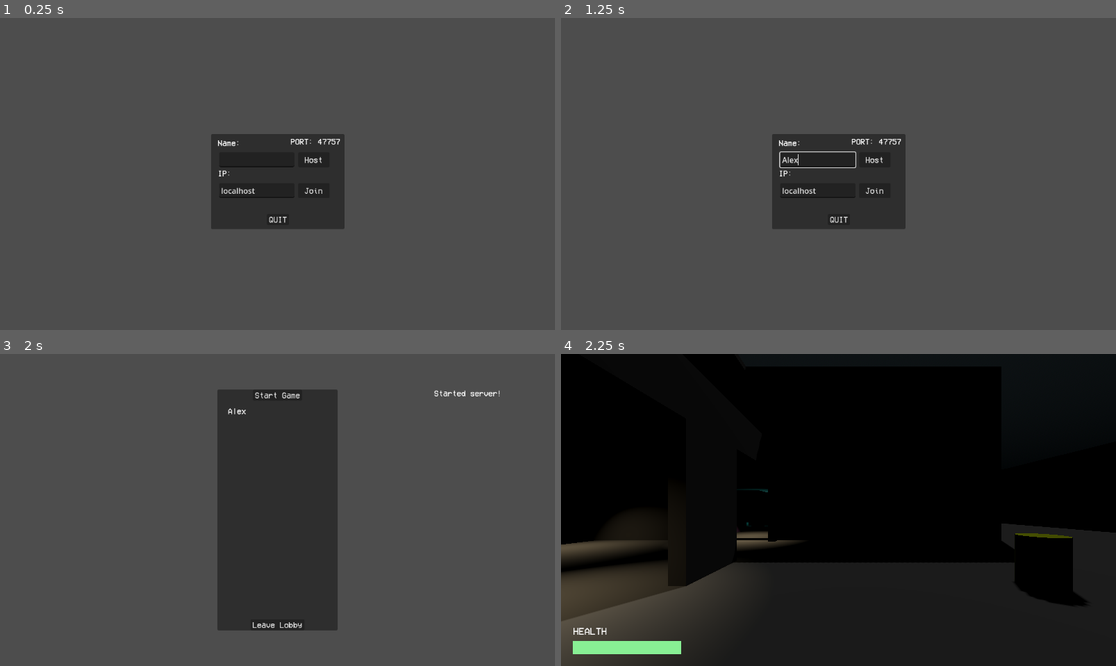
Above: before the commit, frames 1-4 (two rows, left to right).
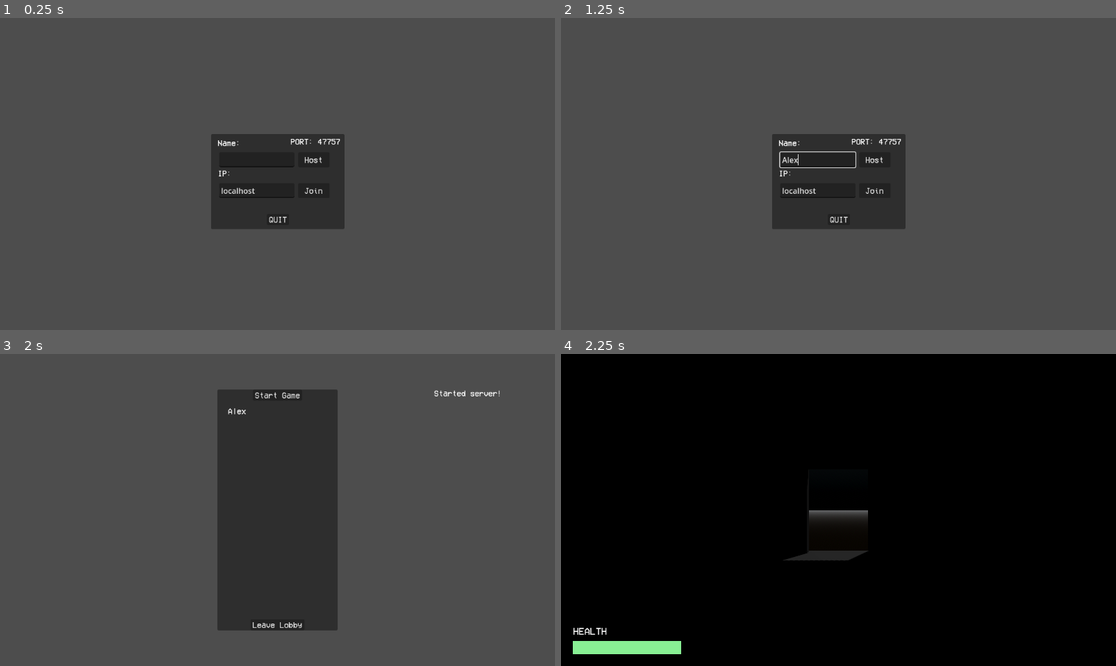
Above: after the commit, the same moments.

Repository: ts-scik/goop-gun
Game: Godot game, scene res://Prefabs/main_scene.tscn
The game is run twice, just before and just after one commit, with the same random seed, the same clock (stepped at 60 frames per second) and the same inputs. The engine's default icon, where the game draws it, is replaced by a stand-in: a white triangle on a blue panel in a dark square.
Inputs (mouse positions are in pixels of both pictures, inside the frame that each line leads up to):
- Up to frame 1 (0.25 s): no input
- Up to frame 2 (1.25 s): click (816, 158) at 0.52 s; type "Alex" at 0.6 s
- Up to frame 3 (2 s): click "Host" at 1.25 s
- Up to frame 4 (2.25 s): click "Start Game" at 2 s

Frames 1-3 are identical in both runs. In frame 4, 33% of the frame differs, in the area x 0-100%, y 43-100%.

Commit message:
added baby's first level generation

Diff:
--- /dev/null
+++ b/Prefabs/Level/Rooms/rm_01-connector.tscn
@@ -0,0 +1,72 @@
+[gd_scene load_steps=2 format=3 uid="uid://cq42ky3nhoap1"]
+
+[ext_resource type="Script" uid="uid://07gywnyf8aq6" path="res://Prefabs/Level/room.gd" id="1_fn1sc"]
+
+[node name="Rm01Connector" type="Node3D" node_paths=PackedStringArray("PlayerSpawns", "BarrelSpawns")]
+script = ExtResource("1_fn1sc")
+PlayerSpawns = [NodePath("PlayerSpawn")]
+BarrelSpawns = [NodePath("BarrelSpawn")]
+
+[node name="RoomCombiner" type="CSGCombiner3D" parent="."]
+use_collision = true
+
+[node name="floor" type="CSGBox3D" parent="RoomCombiner"]
+transform = Transform3D(1, 0, 0, 0, 1, 0, 0, 0, 1, 0, -0.25, 0)
+size = Vector3(15, 0.5, 15)
+
+[node name="cieling" type="CSGBox3D" parent="RoomCombiner"]
+transform = Transform3D(1, 0, 0, 0, 1, 0, 0, 0, 1, 0, 5.25, 0)
+size = Vector3(15, 0.5, 15)
+
+[node name="wall_E" type="CSGCombiner3D" parent="RoomCombiner"]
+transform = Transform3D(1, 0, 0, 0, 1, 0, 0, 0, 1, 7.25, 0, 0)
+
+[node name="wall" type="CSGBox3D" parent="RoomCombiner/wall_E"]
+transform = Transform3D(1, 0, 0, 0, 1, 0, 0, 0, 1, 0, 2.5, 0.25)
+size = Vector3(0.5, 5, 14.5)
+
+[node name="doorway" type="CSGBox3D" parent="RoomCombiner/wall_E"]
+transform = Transform3D(1, 0, 0, 0, 1, 0, 0, 0, 1, 0, 1.5, 0)
+operation = 2
+size = Vector3(0.5, 3, 2.2)
+
+[node name="wall_W" type="CSGCombiner3D" parent="RoomCombiner"]
+transform = Transform3D(-1, 0, -8.742278e-08, 0, 1, 0, 8.742278e-08, 0, -1, -7.25, 0, 0)
+
+[node name="wall" type="CSGBox3D" parent="RoomCombiner/wall_W"]
+transform = Transform3D(1, 0, 0, 0, 1, 0, 0, 0, 1, 0, 2.5, 0.24999999)
+size = Vector3(0.5, 5, 14.5)
+
+[node name="doorway" type="CSGBox3D" parent="RoomCombiner/wall_W"]
+transform = Transform3D(1, 0, 0, 0, 1, 0, 0, 0, 1, 0, 1.5, 0)
+operation = 2
+size = Vector3(0.5, 3, 2.2)
+
+[node name="wall_N" type="CSGCombiner3D" parent="RoomCombiner"]
+transform = Transform3D(-4.371139e-08, 0, 1, 0, 1, 0, -1, 0, -4.371139e-08, 0, 0, -7.25)
+
+[node name="wall" type="CSGBox3D" parent="RoomCombiner/wall_N"]
+transform = Transform3D(1, 0, 0, 0, 1, 0, 0, 0, 1, 0, 2.5, 0.25)
+size = Vector3(0.5, 5, 14.5)
+
+[node name="doorway" type="CSGBox3D" parent="RoomCombiner/wall_N"]
+transform = Transform3D(1, 0, 0, 0, 1, 0, 0, 0, 1, 0, 1.5, 0)
+operation = 2
+size = Vector3(0.5, 3, 2.2)
+
+[node name="wall_S" type="CSGCombiner3D" parent="RoomCombiner"]
+transform = Transform3D(-4.371139e-08, 0, -1, 0, 1, 0, 1, 0, -4.371139e-08, 0, 0, 7.25)
+
+[node name="wall" type="CSGBox3D" parent="RoomCombiner/wall_S"]
+transform = Transform3D(1, 0, 0, 0, 1, 0, 0, 0, 1, 0, 2.5, 0.25)
+size = Vector3(0.5, 5, 14.5)
+
+[node name="doorway" type="CSGBox3D" parent="RoomCombiner/wall_S"]
+transform = Transform3D(1, 0, 0, 0, 1, 0, 0, 0, 1, 0, 1.5, 0)
+operation = 2
+size = Vector3(0.5, 3, 2.2)
+
+[node name="PlayerSpawn" type="Marker3D" parent="."]
+
+[node name="BarrelSpawn" type="Marker3D" parent="."]
+transform = Transform3D(1, 0, 0, 0, 1, 0, 0, 0, 1, 3.5, 1.5, 3.5)
--- /dev/null
+++ b/Prefabs/Level/room.gd
@@ -0,0 +1,5 @@
+class_name ModularRoom
+extends Node3D
+
+@export var PlayerSpawns : Array[Marker3D]
+@export var BarrelSpawns : Array[Marker3D]
--- a/Prefabs/player.tscn
+++ b/Prefabs/player.tscn
@@ -20,7 +20,7 @@
 properties/1/replication_mode = 1
 
 [sub_resource type="StandardMaterial3D" id="StandardMaterial3D_juxdh"]
-transparency = 1
+transparency = 4
 albedo_color = Color(0.490196, 0.490196, 1, 0.784314)
 
 [sub_resource type="CapsuleMesh" id="CapsuleMesh_km5ld"]
--- a/Scripts/Globals/network_manager.gd
+++ b/Scripts/Globals/network_manager.gd
@@ -1,4 +1,4 @@
-#class_name NetworkManager
+class_name BaseNetworkManager
 extends Node
 
 const DEFAULT_IP_ADDRESS : String = "localhost"
@@ -29,7 +29,6 @@
 signal game_started()
 signal game_loading()
 signal all_players_loaded()
-signal world_generated()
 
 
 ## Connects necessary signals
@@ -39,7 +38,6 @@
 	multiplayer.connected_to_server.connect(_connected_ok)
 	multiplayer.connection_failed.connect(_connected_fail)
 	multiplayer.server_disconnected.connect(_server_disconnected)
-	world_generated.connect(_on_world_generated)
 
 
 ## Starts server
@@ -176,6 +174,7 @@
 	player_list_changed.emit()
 	_single_player_remove.rpc(id)
 
+
 # TODO: combine this and other sync functions
 ## Syncs the players list + gamestate on clients
 ## Server calls this on Clients when a new user connects
@@ -238,11 +237,11 @@
 	get_node("/root/MainScene").add_child(world)
 	# Signal to players that we're getting set-up
 	_server_start_setup.rpc(false)
-	# Generate the world
+	# Generate the world (server)
 	GameManager.world_data = _generate_world_data() # create our world_data, and store it
-	_generate_world() # actually generate the world
-	# TODO: should await world generation
+	await _generate_world() # actually generate the world
 	players_loaded.append(multiplayer.get_unique_id()) # mark that we've finished loading
+	# Generate the world (clients)
 	_receive_world_data.rpc(GameManager.world_data) # Send the worlddata to players, and ask them to generate it client-side
 	if (players_loaded.size() != players_dict.size()): # If we have peers, wait for everyone to finish loading the world in
 		await all_players_loaded
@@ -266,42 +265,29 @@
 ## Generates world
 # TODO -- also this should be elsewhere
 func _generate_world_data() -> Array:
-	var room_array = [
-		[ #0,x
-			["0","0","room1"],["0","1","room2"]
-		],
-		[ #1,x
-			["1","0","room3"],["1","1","room4"]
-		]
-	]
+	var world_size = Vector2(2,3)
+	var room_array = []
+	for x in world_size.x:
+		var curr_row = []
+		for y in world_size.y:
+				curr_row.append("rm_01-connector")
+		room_array.append(curr_row)
 	return room_array
 
 
 ## Signal from Server to Clients, giving them the world data, with which to set up the game
-# TODO
 @rpc("authority","call_remote","reliable",LOBBY_CHANNEL)
 func _receive_world_data(world_data : Array) -> void:
 	GameManager.world_data = world_data # store world_data in our GameManager singleton
 	_generate_world() # do the actual world generation/loading
-	#await world_generated # await _generate_world() completion
-	#_signal_loaded.rpc_id(get_multiplayer_authority()) # tell the server that we've finished our meal
-
-
-## Handle world_generated signal by letting Server know that we're ready
-# TODO - why can't I just use an await above??
-func _on_world_generated() -> void:
-	_signal_loaded.rpc_id(get_multiplayer_authority()) # tell the server that we've finished our meal
 
 
 ## Generates world, using given world_data
 func _generate_world() -> void:
-	# TODO: actual level generation based on world data
-	#print(GameManager.world_data)
 	var world = get_tree().get_root().get_node("MainScene/World")
-	var geometry = load("res://Prefabs/Level/geometry.tscn").instantiate()
-	world.add_child(geometry)
-	if(!multiplayer.is_server()): # TODO: this "if" is only here because we can't just do an await in _receive_world_data()
-		world_generated.emit() # signal that we've finished generating the level, and can continue
+	await world.load_world(GameManager.world_data)
+	if(!multiplayer.is_server()):
+		_signal_loaded.rpc_id(get_multiplayer_authority()) # tell the server that we've finished our meal
 
 
 ## Signal from Clients to Server, signalling that they're ready to roll
@@ -351,11 +337,6 @@
 	if(!GameManager.is_playing): return # early return if the game isn't in session
 	get_tree().paused = true # pause while we do cleanup
 	GameManager.is_playing = false # set not playing
-	# TODO : replace loop below with a function like "world.reset()", which also clears geometry/enemies/etc
-	#for pid in players_loaded: # Delete every player in the world
-	#	var path = NodePath("/root/MainScene/World/"+str(pid))
-	#	if has_node(path):
-	#		get_node(path).queue_free()
 	players_loaded.clear() # clear the players_loaded
 	Input.mouse_mode = Input.MOUSE_MODE_VISIBLE
 	game_ended.emit()
--- a/Scripts/Player/camera_controller.gd
+++ b/Scripts/Player/camera_controller.gd
@@ -50,7 +50,7 @@
 	# Turn off automatic physics interpolation for the Camera3D
 	set_physics_interpolation_mode(Node.PHYSICS_INTERPOLATION_MODE_OFF)
 	# Early return if not multiplayer authority - clients own their cameras
-	if not is_multiplayer_authority(): return
+	if NetworkManager.peer != null and not is_multiplayer_authority(): return
 	# Disable transform inheritance from parent
 	top_level = true
 	# Find the target nodes
@@ -71,8 +71,9 @@
 ## Handles input [event]s for mouse whenever they arrive
 func _input(event: InputEvent) -> void:
 	# Early return if not multiplayer authority - clients own their cameras
-	if NetworkManager.peer.get_connection_status() == 0 : return
-	if not is_multiplayer_authority(): return
+	if NetworkManager.peer != null:
+		if NetworkManager.peer.get_connection_status() == 0 : return
+		if not is_multiplayer_authority(): return
 
 	# If the mouse is captured -> handle mouse movement
 	if Input.mouse_mode == Input.MOUSE_MODE_CAPTURED and event is InputEventMouseMotion:
@@ -96,8 +97,9 @@
 ## Handles camera rotation / gun positioning
 func _process(delta: float) -> void:
 	# Early return if not multiplayer authority - clients own their cameras
-	if NetworkManager.peer.get_connection_status() == 0 : return # early return if we have no server
-	if not is_multiplayer_authority(): return # Early return if we don't have authority (players should move themselves)
+	if NetworkManager.peer != null:
+		if NetworkManager.peer.get_connection_status() == 0 : return
+		if not is_multiplayer_authority(): return
 
 	# If the window has been resized, do some viewport updates
 	if(screen_size != Vector2(get_viewport().size)): viewport_update()
@@ -118,8 +120,9 @@
 ## On the physics tick, snap our transform to the player head marker (helps with multiplayer sync)
 func _physics_process(_delta: float) -> void:
 	# Early return if not multiplayer authority - clients own their cameras
-	if NetworkManager.peer.get_connection_status() == 0 : return
-	if not is_multiplayer_authority(): return
+	if NetworkManager.peer != null:
+		if NetworkManager.peer.get_connection_status() == 0 : return
+		if not is_multiplayer_authority(): return
 
 	# Snap our global_transform to the player's head marker
 	global_transform = player_controller.camera_controller_anchor.global_transform
--- a/Scripts/Player/player.gd
+++ b/Scripts/Player/player.gd
@@ -31,7 +31,7 @@
 
 ## Connect signals, display HUD
 func _ready() -> void:
-	if not is_multiplayer_authority(): return
+	if NetworkManager.peer != null and not is_multiplayer_authority(): return
 	pause_menu.value_update.connect(_on_menu_value_update)
 
 	HUD.show()
@@ -40,8 +40,10 @@
 
 ## Handle non-physics inputs (pausing, scoreboard)
 func _process(_delta: float) -> void:
-	if NetworkManager.peer.get_connection_status() == 0 : return # early return if we have no server
-	if not is_multiplayer_authority(): return # Early return if we don't have authority (players should move themselves)
+	if NetworkManager.peer != null:
+		if NetworkManager.peer.get_connection_status() == 0 : return
+		if not is_multiplayer_authority(): return
+
 	# Pause menu
 	if Input.is_action_just_pressed("pause"):
 		_on_menu_key()
@@ -57,8 +59,9 @@
 ## Handle player movement
 func _physics_process(delta: float) -> void:
 	# TODO: adjust this so players don't have *total* authority
-	if NetworkManager.peer.get_connection_status() == 0 : return # early return if we have no server
-	if not is_multiplayer_authority(): return # Early return if we don't have authority (players should move themselves)
+	if NetworkManager.peer != null:
+		if NetworkManager.peer.get_connection_status() == 0 : return
+		if not is_multiplayer_authority(): return
 
 	# Apply gravity if we're airborne
 	if not is_on_floor():
@@ -128,9 +131,9 @@
 		if(!has_node("/root/MainScene/World")):
 			position = Vector3.ZERO
 		else:
-			var positions : Array = get_node("/root/MainScene/World").spawn_positions
+			var positions : Array = get_node("/root/MainScene/World").player_spawn_positions
 			var selection = randi_range(0, positions.size()-1)
-			position = positions[selection]
+			position = positions[selection].global_position
 		HUD.update_health(health)
 	print("i am dead! killed by the evil ",shooter)
 	NetworkManager.players_dict[int(shooter)]["score"]+=1
--- a/Scripts/UI/multiplayer_ui.gd
+++ b/Scripts/UI/multiplayer_ui.gd
@@ -1,3 +1,4 @@
+class_name MultiplayerUI
 extends CanvasLayer
 
 
--- a/Scripts/UI/player_hud.gd
+++ b/Scripts/UI/player_hud.gd
@@ -1,5 +1,5 @@
+class_name PlayerHUD
 extends CanvasLayer
-class_name PlayerHUD
 
 @onready var healthbar = get_node("Base/Health")
 @onready var scoreboard = get_node("Base/ScoreContainer")
--- a/Scripts/synchronizer_filter.gd
+++ b/Scripts/synchronizer_filter.gd
@@ -14,6 +14,5 @@
 		return true
 	else:
 		return false
-
-	#return NetworkManager.players_dict.keys().has(client_pid)
+	# and why does the below sometimes work instead??
 	#return NetworkManager.players_loaded.has(client_pid)
--- a/Scripts/world.gd
+++ b/Scripts/world.gd
@@ -5,14 +5,15 @@
 @export var player_spawner : MultiplayerSpawner # player MultiplayerSpawner node
 @export var barrel_spawner : MultiplayerSpawner
 
-var spawn_positions : Array[Vector3] # Stores global_position variables of spawn locations
+var player_spawn_positions : Array[Marker3D] # Stores global_position variables of spawn locations
+var barrel_spawn_positions : Array[Marker3D] # Stores global_position variables of spawn locations
 
 
 ## Store all the spawn positions
 func _ready()-> void:
-	var spawn_position_nodes = scik.find_children_of_type($Spawns, Marker3D)
-	for spawn in spawn_position_nodes:
-		spawn_positions.append(spawn.global_position)
+	#var spawn_position_nodes = scik.find_children_of_type($Spawns, Marker3D)
+	#for spawn in spawn_position_nodes:
+	#	spawn_positions.append(spawn.global_position)
 	player_spawner.spawn_function = _ms_player
 	barrel_spawner.spawn_function = _ms_barrel
 
@@ -20,13 +21,13 @@
 ## Function for spawning in a player with given pid
 func spawn_player(authority_pid : int) -> void:
 	var player : PlayerController = player_spawner.spawn(authority_pid)
-	player.global_position = spawn_positions[randi_range(0,spawn_positions.size()-1)]
+	player.global_position = player_spawn_positions[randi_range(0,player_spawn_positions.size()-1)].global_position
 
 
 ## Function for spawning in relevant entities
 func spawn_entities() -> void:
 	var barrel : RigidBody3D = barrel_spawner.spawn(1)
-	barrel.global_position = Vector3(4,0.5,-4)
+	barrel.global_position = barrel_spawn_positions[randi_range(0,barrel_spawn_positions.size()-1)].global_position
 
 
 ## Custom spawn function override for PlayerSpawner
@@ -42,6 +43,20 @@
 	return barrel
 
 
-## Resets world to default state
-func reset() -> void:
-	pass
+## Loads in gameworld
+func load_world(world_data : Array) -> void:
+	for x in world_data.size():
+		for y in world_data[x].size():
+			var pos = Vector2(x,y)
+			var c_room_name = world_data[pos.x][pos.y]
+			var c_room : ModularRoom = load("res://Prefabs/Level/Rooms/"+c_room_name+".tscn").instantiate()
+			add_child(c_room)
+			c_room.global_position = grid_to_world(pos.x, 0, pos.y)
+			player_spawn_positions.append_array(c_room.PlayerSpawns)
+			barrel_spawn_positions.append_array(c_room.BarrelSpawns)
+
+
+## Converts world_data grid position to real coordinates
+func grid_to_world(x, y, z) -> Vector3:
+	var grid_size = 15
+	return Vector3(x*grid_size, y*grid_size, z*grid_size)
Not shown, added: Prefabs/Level/room.gd.uid
